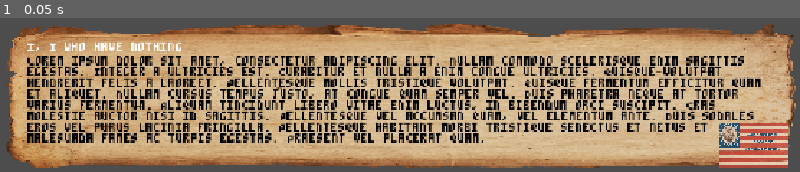
Above: before the commit, frame 1.
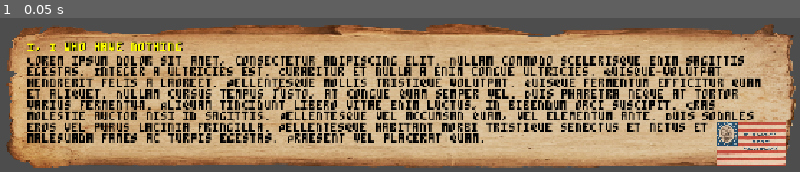
Above: after the commit, the same moment.

Repository: losanders6891/godotStuff
Game: Godot game, scene res://DialogueLesh.tscn
Two runs of this game, one before a commit and one after it. Both use one fixed random seed, a clock stepped at 60 frames per second and the inputs below. This scene is started directly instead of the project's main scene.
Inputs:
- Up to frame 1 (0.05 s): no input

The runs differ from the first frame. In frame 1, 1.9% of the frame differs, in the area x 3-99%, y 14-98%.

Commit message:
Continued working on dialogue and enemy movement.

Diff:
--- a/worse-hell/DialogueLesh.tscn
+++ b/worse-hell/DialogueLesh.tscn
@@ -14,13 +14,29 @@
 [sub_resource type="Theme" id="Theme_0i1x4"]
 default_font = ExtResource("2_tsy5m")
 default_font_size = 16
+Label/colors/font_color = Color(1, 1, 0, 1)
+Label/colors/font_shadow_color = Color(0, 0, 0, 1)
 Panel/styles/panel = SubResource("StyleBoxTexture_au18s")
 RichTextLabel/colors/default_color = Color(0, 0, 0, 1)
 
 [sub_resource type="StyleBoxTexture" id="StyleBoxTexture_0i1x4"]
 texture = ExtResource("3_k6u6g")
 
+[sub_resource type="StyleBoxTexture" id="StyleBoxTexture_qd65t"]
+texture = ExtResource("3_k6u6g")
+modulate_color = Color(0.3372549, 0.9098039, 1, 1)
+
+[sub_resource type="StyleBoxTexture" id="StyleBoxTexture_w5cto"]
+texture = ExtResource("3_k6u6g")
+modulate_color = Color(0.94509804, 0.6509804, 1, 1)
+
 [sub_resource type="StyleBoxTexture" id="StyleBoxTexture_ji8pe"]
+texture = ExtResource("3_k6u6g")
+modulate_color = Color(1, 1, 1, 0)
+
+[sub_resource type="StyleBoxTexture" id="StyleBoxTexture_a83mk"]
+texture = ExtResource("3_k6u6g")
+modulate_color = Color(0.8498377, 0.9925392, 0.7861097, 1)
 
 [node name="DialogueLesh" type="Control" unique_id=37060702]
 layout_mode = 3
@@ -49,21 +65,24 @@
 anchor_top = 1.0
 anchor_right = 1.0
 anchor_bottom = 1.0
-offset_left = -234.0
-offset_top = -142.0
-offset_right = -34.0
-offset_bottom = -14.0
+offset_left = -240.0
+offset_top = -144.0
+offset_right = -40.0
+offset_bottom = -16.0
 grow_horizontal = 0
 grow_vertical = 0
 theme_override_styles/normal = SubResource("StyleBoxTexture_0i1x4")
+theme_override_styles/pressed = SubResource("StyleBoxTexture_qd65t")
+theme_override_styles/hover = SubResource("StyleBoxTexture_w5cto")
 theme_override_styles/disabled = SubResource("StyleBoxTexture_ji8pe")
+theme_override_styles/focus = SubResource("StyleBoxTexture_a83mk")
 
 [node name="VBoxContainer" type="VBoxContainer" parent="." unique_id=110048231]
 layout_mode = 0
 offset_left = 40.0
 offset_top = 25.783997
 offset_right = 1116.0
-offset_bottom = 195.784
+offset_bottom = 190.784
 
 [node name="SpeakR" type="Label" parent="VBoxContainer" unique_id=72785389]
 layout_mode = 2
--- a/worse-hell/scenes/levels/l_test_level.tscn
+++ b/worse-hell/scenes/levels/l_test_level.tscn
@@ -6,6 +6,9 @@
 
 [sub_resource type="RectangleShape2D" id="RectangleShape2D_g1tb1"]
 size = Vector2(62, 2)
+
+[sub_resource type="RectangleShape2D" id="RectangleShape2D_0i1x4"]
+size = Vector2(4, 4)
 
 [node name="level_1" type="Node2D" unique_id=1222247484]
 
@@ -31,3 +34,27 @@
 position = Vector2(54, 18)
 scale = Vector2(2, 2)
 battle_Scene = ExtResource("3_6l2lt")
+
+[node name="Area2D" type="Area2D" parent="test_enemy" unique_id=571165950]
+
+[node name="CollisionShape2D" type="CollisionShape2D" parent="test_enemy/Area2D" unique_id=430689580]
+position = Vector2(2, 2)
+shape = SubResource("RectangleShape2D_0i1x4")
+
+[node name="LeftEnemyRay1" type="RayCast2D" parent="test_enemy" unique_id=1859524248]
+position = Vector2(-1, 3)
+target_position = Vector2(0, 5)
+hit_from_inside = true
+
+[node name="RightEnemyRay1" type="RayCast2D" parent="test_enemy" unique_id=1781435215]
+position = Vector2(5, 3)
+target_position = Vector2(0, 5)
+hit_from_inside = true
+
+[node name="LeftWallRay1" type="RayCast2D" parent="test_enemy" unique_id=1589392922]
+position = Vector2(-1, 2)
+target_position = Vector2(-2, 0)
+
+[node name="RightWallRay1" type="RayCast2D" parent="test_enemy" unique_id=769083438]
+position = Vector2(5, 2)
+target_position = Vector2(2, 0)
--- a/worse-hell/scenes/node_2d.tscn
+++ b/worse-hell/scenes/node_2d.tscn
@@ -1,6 +1,6 @@
 [gd_scene format=3 uid="uid://be6tn2ngeu6dk"]
 
-[ext_resource type="Texture2D" uid="uid://8nww4rliroie" path="res://icon.svg" id="1_wtcfe"]
+[ext_resource type="Texture2D" uid="uid://8nww4rliroie" path="res://sprites/misc/icon.svg" id="1_wtcfe"]
 
 [sub_resource type="RectangleShape2D" id="RectangleShape2D_rpall"]
 size = Vector2(708, 71)
--- a/worse-hell/scripts/test_enemy.gd
+++ b/worse-hell/scripts/test_enemy.gd
@@ -1,7 +1,7 @@
 class_name enemy extends CharacterBody2D
 
 @onready var sight: RayCast2D = $Sight #if broken, try just retyping before anything else
-
+#@onready var player_node: CharacterBody2D
 ##if you can't figure out what this is asking for, then just ask me.
 @export var battle_Scene:PackedScene
 
Not shown: 1 places in worse-hell/scenes/levels/l_test_level.tscn that only renumber resources
